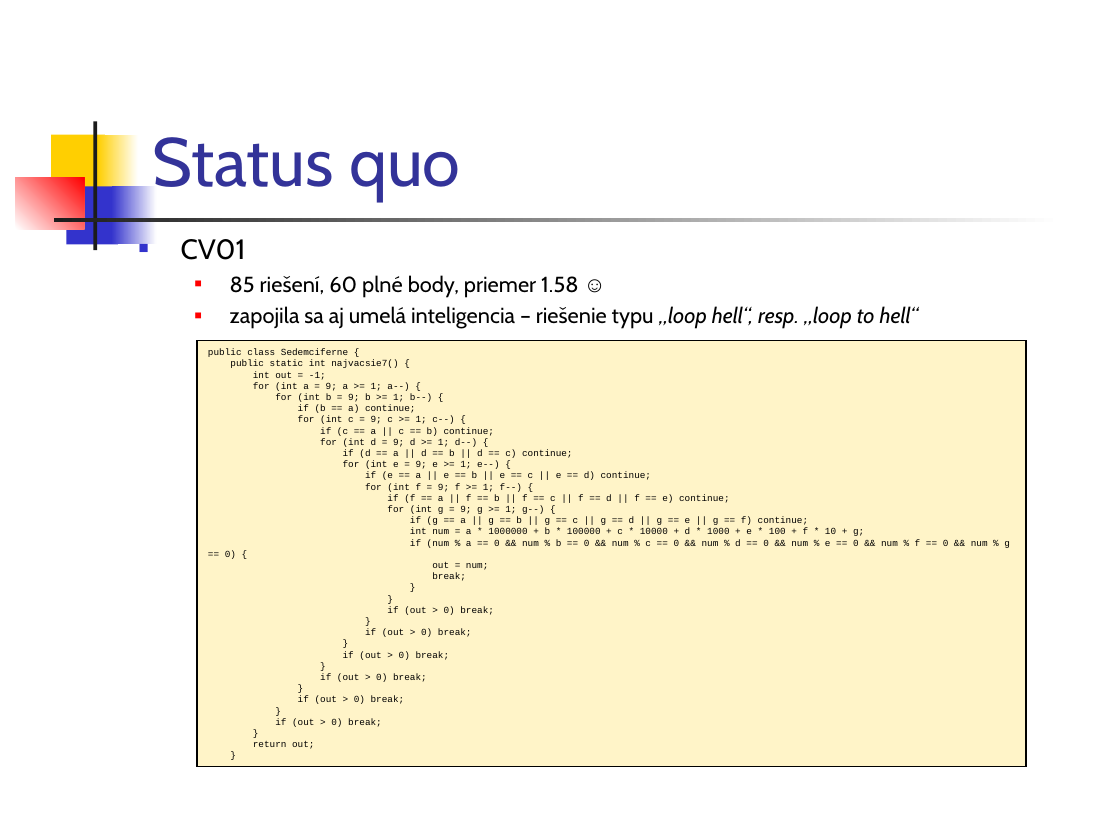
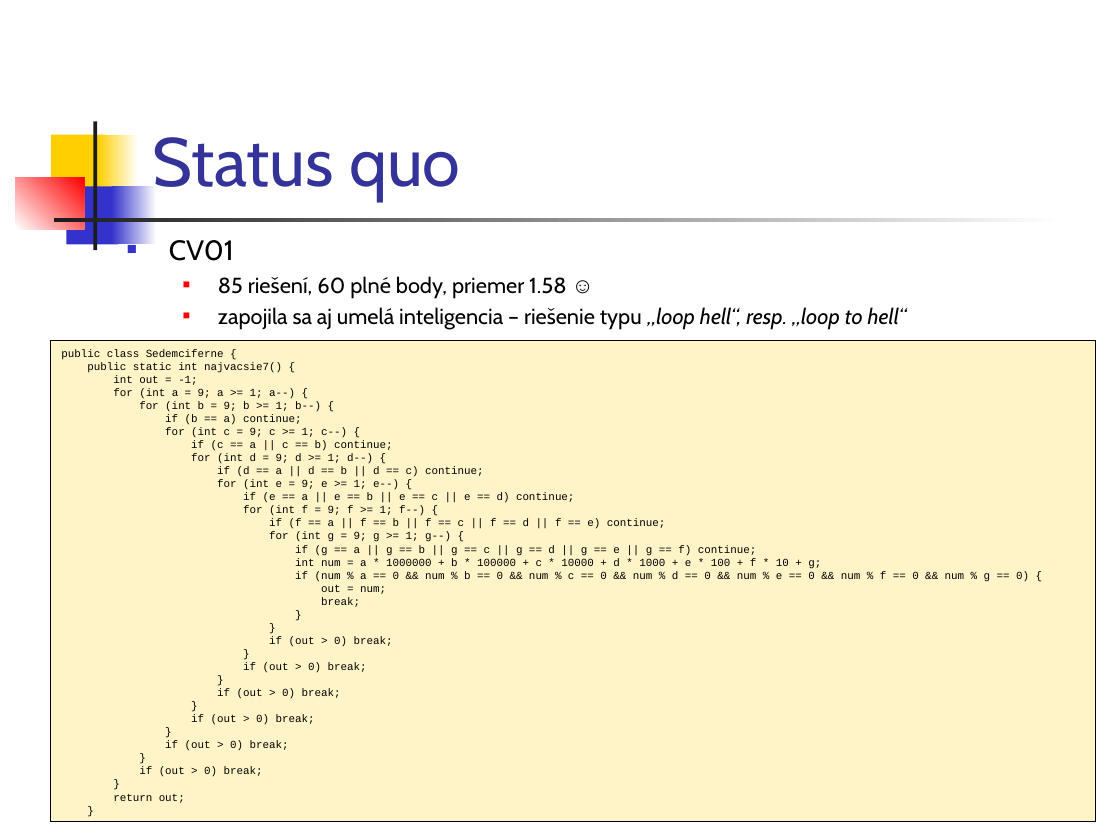
Before and after one commit to Programovanie4/Prednasky, a slide deck: slide 4 of 02/02_java.ppt. Drawn at 1120x840 pixels with LibreOffice and Linux fonts; fonts in the diff are those of the drawing. Boxes give left, top, right and bottom in pixels: in the first picture for what was removed or moved away, otherwise in the second. Text is boxed around its words. In the diff, an @@ line names an element or a change of style, - is before the commit and + after.

```diff
--- a/02/02_java.ppt
+++ b/02/02_java.ppt
@@ text "CV01": place and size @@
-text "CV01" at [181,239,919,329]
+text "CV01" at [169,240,907,330]
@@ rectangle "public class Sedemciferne {": place and size @@
-rectangle "public class Sedemciferne {" at [197,340,1026,766]
+rectangle "public class Sedemciferne {" at [50,340,1095,822]
@@ rectangle "public class Sedemciferne {" at [50,340,1095,822]: size 6 to 7 pt @@
```
Also in this commit, not shown: 4 other slides changed, 1 slide added, 1 other file.
